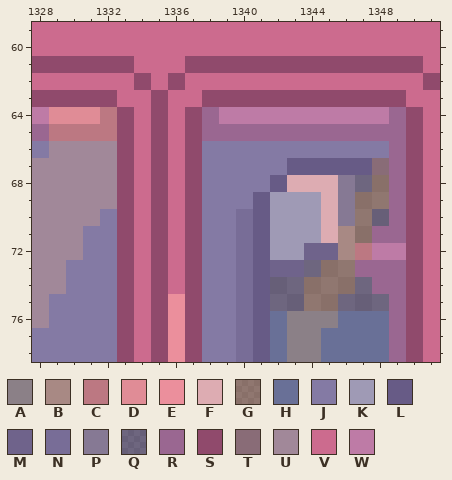
Pixel-art file: res/src/aseprite/stage/stage1-1.aseprite. The picture above is the old version.
2694x246 pixels, 1 frame. Colours within 5 levels of each other are drawn and written as one. Shown: x 1328..1351, y 59..78. The commit also changed other parts of the picture, which this record leaves out.
Palette (. is transparent): A #8b8087  B #a88984  C #bc7882  D #e08c96  E #eb8f9c  F #ddacb2  G #ffbda366  H #697097  J #847aa4  K #9f9ab5  L #675b86  M #6f638b  N #786d97  P #867994  Q #aa93c966  R #9a6791  S #904a6c  T #896c77  U #a18899  V #cc6b8e  W #be7ba6
Pixels before, first column x 1328:
59 VVVVVVVVVVVVVVVVVVVVVVVV
60 VVVVVVVVVVVVVVVVVVVVVVVV
61 SSSSSSVVVSSSSSSSSSSSSSSV
62 VVVVVVSVSVVVVVVVVVVVVVVS
63 SSSSSVVSVVSSSSSSSSSSSSVV
64 WDDDCSVSVSRWWWWWWWWWWRSV
65 RCCCCSVSVSRRRRRRRRRRRRSV
66 JUUUUSVSVSJJJJJJJJJJJRSV
67 UUUUUSVSVSJJJJJLLLLLTRSV
68 UUUUUSVSVSJJJJLFFFPQGRSV
69 UUUUUSVSVSJJJLKKKFPGGRSV
70 UUUUJSVSVSJJNLKKKFPGQRSV
71 UUUJJSVSVSJJNLKKKFBGRRSV
72 UUUJJSVSVSJJNLKKMMBCWWSV
73 UUJJJSVSVSJJNLMMQGGRRRSV
74 UUJJJSVSVSJJNLQQGGGQRRSV
75 UJJJJSVSESJJNLQQGGQQQRSV
76 UJJJJSVSESJJNLHAAAHHHRSV
77 JJJJJSVSESJJNLHAAHHHHRSV
78 JJJJJSVSESJJNLHAAHHHHRSV
Once edited:
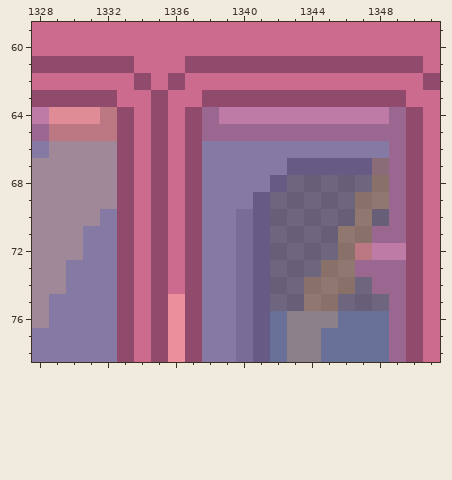
Changes in this commit:
layer "OLD Building 4/Building 4 back" now hidden
Changed rows in their new state; - is an unchanged pixel.
first column x 1342:
68 -QQQQ
69 QQQQQ
70 QQQQQ
71 QQQQG
72 QQQQG
73 QQ---
Pixel boxes of the changes (left, top, right, bottom) in both pictures:
changed: (270, 175, 355, 277)
